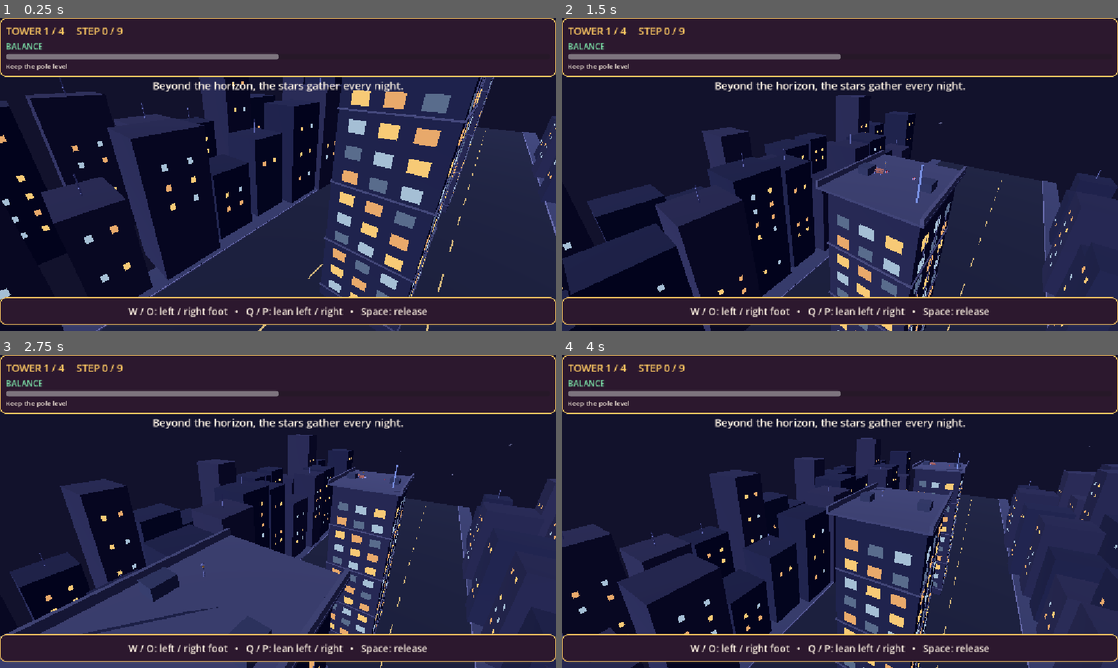
Above: before the commit, frames 1-4 (two rows, left to right).
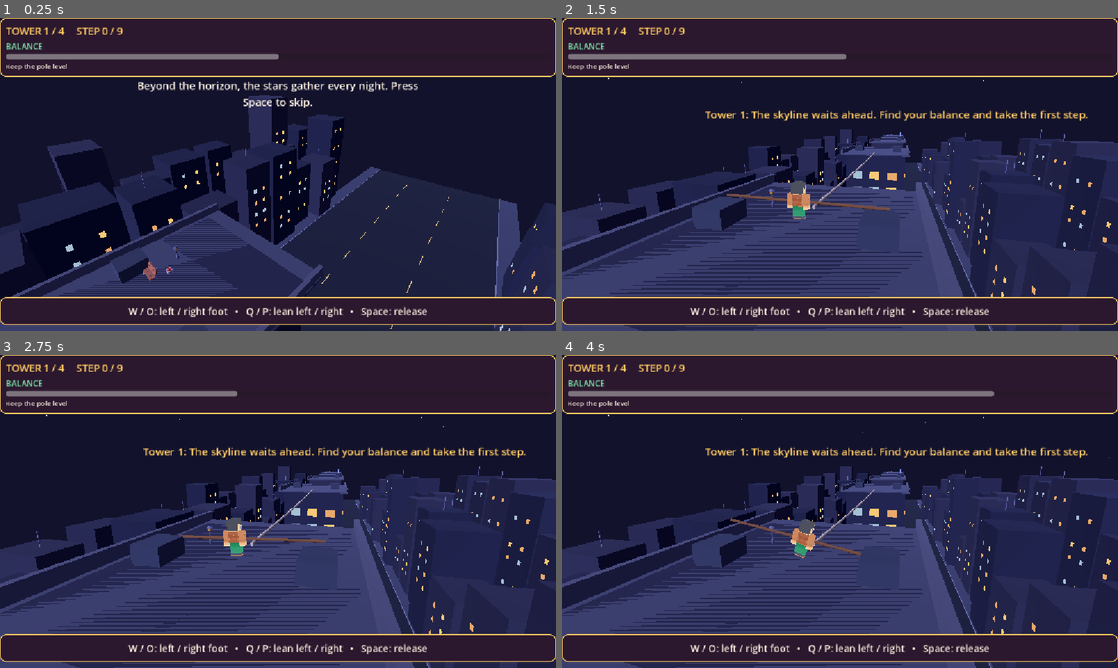
Above: after the commit, the same moments.

Repository: Ady-computerscience/tightrope_walker_alpha
Game: Godot game, scene res://scenes/main.tscn
The game is run twice, just before and just after one commit, with the same random seed, the same clock (stepped at 60 frames per second) and the same inputs.
Inputs:
- Up to frame 1 (0.25 s): no input
- Up to frame 2 (1.5 s): tap Space (release) at 0.5, 0.6, 1.35 s; hold P (lean_right) 0.53-1.28 s; hold Q (lean_left) from 1.28 s (still down)
- Up to frame 3 (2.75 s): release Q (lean_left) at 2.03 s; hold P (lean_right) from 2.03 s (still down); tap E at 2.1 s; tap Space (release) at 2.3 s
- Up to frame 4 (4 s): tap Space (release) at 2.85, 3.6 s; release P (lean_right) at 3.53 s; hold Q (lean_left) from 3.53 s (still down)

The runs differ from the first frame. In frame 1, 33% of the frame differs, in the area x 0-100%, y 18-100%; in frame 2, 28%; in frame 3, 25%; in frame 4, 30%.

Commit message:
Press space to skip opening camera pan
Pressing space during the opening camera pan now starts a 0.65s pan to
the starting area. The opening caption shows the skip prompt.

The behaviour for pressing space during the walk remains the same.

Diff:
--- a/scripts/game.gd
+++ b/scripts/game.gd
@@ -5,6 +5,10 @@
 const HudScene := preload("res://scripts/game_hud.gd")
 const BirdScene := preload("res://assets/actg/swamphen/australasian_swamphen.glb")
 const BIRD_FLY_ANIMATION := "australasian_swamphen_fly"
+const INTRO_DURATION := 9.2
+const INTRO_SKIP_DURATION := 0.65
+const INTRO_START_POSITION := Vector3(18.0, 64.0, -250.0)
+const INTRO_START_LOOK := Vector3(0.0, 52.0, -270.0)
 const FEET_Y := 45.0
 const ROPE_Y := 44.87
 const STATIC_SAG := 0.25
@@ -42,6 +46,9 @@
 var has_taken_first_step := false
 var fall_elapsed := 0.0
 var intro_elapsed := 0.0
+var intro_skip_elapsed := 0.0
+var intro_skip_from_position := Vector3.ZERO
+var intro_skip_from_look := Vector3.ZERO
 var outro_elapsed := 0.0
 var mode := "intro"
 var paused := false
@@ -57,12 +64,17 @@
 	rules = Rules.new()
 	visual_z = Rules.step_z(1, 0)
 	_build_world()
+	_update_walker(0.0)
+	camera_position = INTRO_START_POSITION
+	camera_look = INTRO_START_LOOK
+	camera.position = camera_position
+	camera.look_at(camera_look)
 	hud = HudScene.new()
 	add_child(hud)
 	hud.replay_requested.connect(_restart)
 	hud.stargaze_requested.connect(_stargaze)
 	hud.pause_requested.connect(_toggle_pause)
-	hud.show_caption("Beyond the horizon, the stars gather every night.")
+	hud.show_caption("Beyond the horizon, the stars gather every night. Press Space to skip.")
 	hud.show_control_hint()
 
 
@@ -76,10 +88,12 @@
 		return
 	if mode == "intro":
 		intro_elapsed += dt
-		if _step_pressed() and intro_elapsed >= 2.0 or intro_elapsed >= 9.2:
-			mode = "walking"
-			hud.show_caption("")
-			_announce_tower()
+		if Input.is_action_just_pressed("skip_intro") or (_step_pressed() and intro_elapsed >= 2.0):
+			_start_intro_skip()
+		elif intro_elapsed >= INTRO_DURATION:
+			_finish_intro()
+	elif mode == "intro_skip":
+		intro_skip_elapsed += dt
 	elif mode == "outro":
 		outro_elapsed += dt
 		if _step_pressed() and outro_elapsed >= 2.0 or outro_elapsed >= 13.0:
@@ -153,6 +167,19 @@
 		hud.show_toast("Tension released")
 
 
+func _start_intro_skip() -> void:
+	intro_skip_elapsed = 0.0
+	intro_skip_from_position = camera_position
+	intro_skip_from_look = camera_look
+	mode = "intro_skip"
+
+
+func _finish_intro() -> void:
+	mode = "walking"
+	hud.show_caption("")
+	_announce_tower()
+
+
 func _restart() -> void:
 	paused = false
 	mode = "walking"
@@ -288,9 +315,19 @@
 	var desired_position := focus + Vector3(7.0, 6.5, 15.0)
 	var desired_look := focus + Vector3(0.0, 1.0, -12.0)
 	if mode == "intro":
-		var progress := clampf(intro_elapsed / 9.2, 0.0, 1.0)
-		desired_position = Vector3(18.0, 64.0, -250.0).lerp(desired_position, progress)
-		desired_look = Vector3(0.0, 52.0, -270.0).lerp(desired_look, progress)
+		var progress := clampf(intro_elapsed / INTRO_DURATION, 0.0, 1.0)
+		desired_position = INTRO_START_POSITION.lerp(desired_position, progress)
+		desired_look = INTRO_START_LOOK.lerp(desired_look, progress)
+	elif mode == "intro_skip":
+		var progress := clampf(intro_skip_elapsed / INTRO_SKIP_DURATION, 0.0, 1.0)
+		var eased := smoothstep(0.0, 1.0, progress)
+		camera_position = intro_skip_from_position.lerp(desired_position, eased)
+		camera_look = intro_skip_from_look.lerp(desired_look, eased)
+		camera.position = camera_position
+		camera.look_at(camera_look)
+		if progress >= 1.0:
+			_finish_intro()
+		return
 	elif mode == "outro" or mode == "stargaze":
 		var progress := clampf(outro_elapsed / 13.0, 0.0, 1.0)
 		desired_position = focus.lerp(Vector3(0.0, 78.0, -260.0), progress)
@@ -575,6 +612,7 @@
 	_add_key("lean_right", KEY_P)
 	_add_key("step_left", KEY_W)
 	_add_key("step_right", KEY_O)
+	_add_key("skip_intro", KEY_SPACE)
 	_add_key("release", KEY_SPACE)
 	_add_key("release", KEY_E)
 	_add_key("pause_run", KEY_ESCAPE)
--- a/tests/test_scene.gd
+++ b/tests/test_scene.gd
@@ -96,7 +96,28 @@
 		printerr("FAIL: startup control hint expired before the first step")
 		quit(1)
 		return true
-	game.set("mode", "walking")
+	if not _has_key_action("skip_intro", KEY_SPACE) or not _has_key_action("release", KEY_SPACE):
+		printerr("FAIL: Space is not mapped to intro skip and in-game release")
+		quit(1)
+		return true
+	var intro_camera_position := camera.position
+	var start_view_position: Vector3 = game.get("walker").position + Vector3(7.0, 6.5, 15.0)
+	game.call("_start_intro_skip")
+	if game.get("mode") != "intro_skip" or not camera.position.is_equal_approx(intro_camera_position):
+		printerr("FAIL: intro skip did not start from the current camera view")
+		quit(1)
+		return true
+	game.call("_process", 0.1)
+	if camera.position.is_equal_approx(intro_camera_position) or camera.position.is_equal_approx(start_view_position):
+		printerr("FAIL: intro skip camera did not pan through an intermediate view")
+		quit(1)
+		return true
+	for tick in 7:
+		game.call("_process", 0.1)
+	if game.get("mode") != "walking" or not camera.position.is_equal_approx(start_view_position) or game.get("rules").step != 0 or game.get("has_taken_first_step"):
+		printerr("FAIL: intro skip did not land at the start without taking a step")
+		quit(1)
+		return true
 	var startup_rules: TightropeRules = game.get("rules")
 	startup_rules.last_step_at = startup_rules.time
 	game.call("_step", "left")
